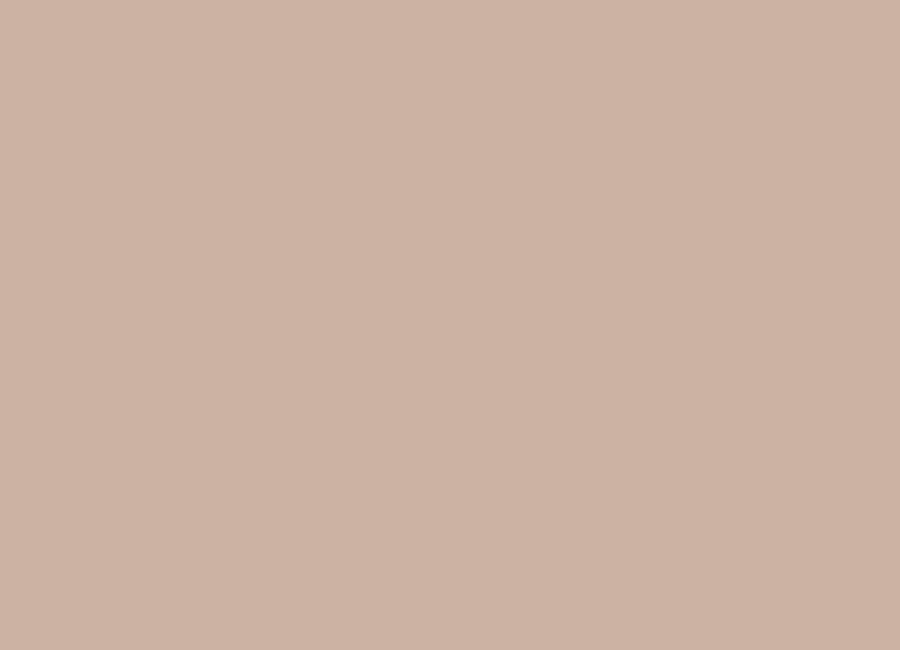
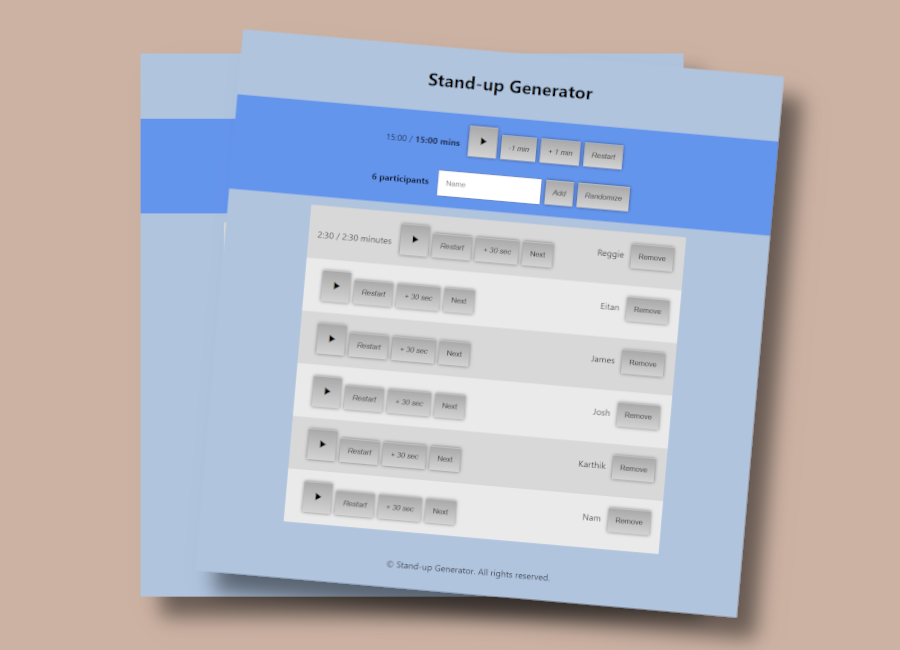
Before/after of a 900 × 650 layered artwork. What changed in the layer stack:
added layer "Pasted Layer copy" above "Pasted Layer" over left=183, top=28, right=821, bottom=650
added layer "Pasted Layer" above "Layer #1" over left=140, top=41, right=736, bottom=649
